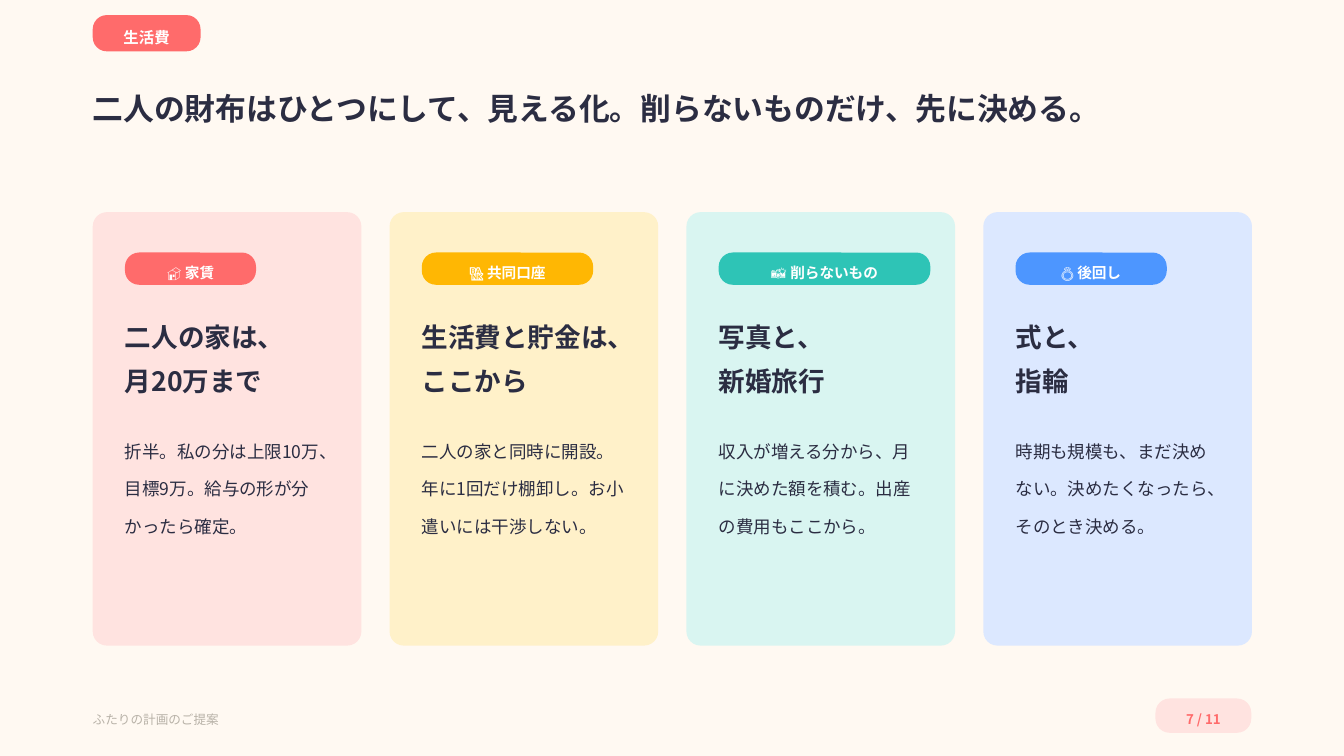
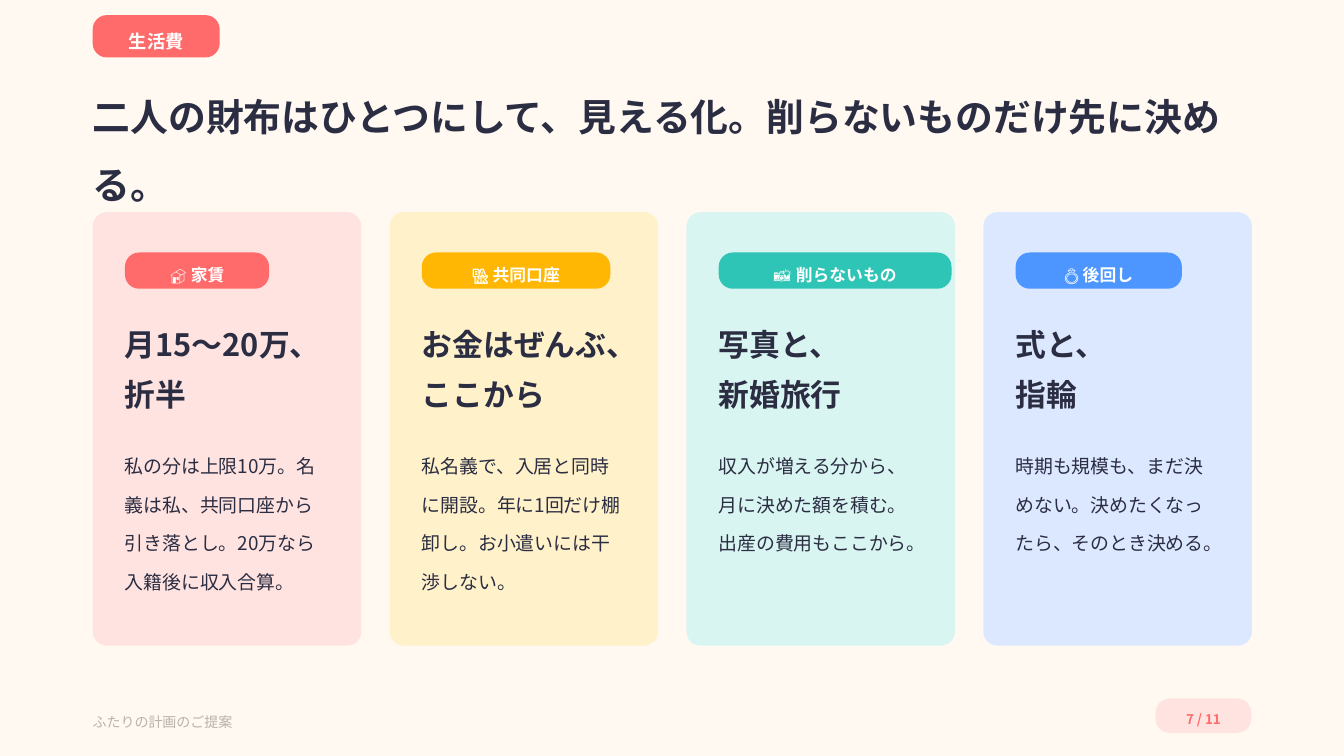
Before and after one commit to ayaka1933-glitch/portfolio, a slide deck: slide 7 of proposal/ふたりの計画のご提案.pptx. Drawn at 1344x756 pixels with LibreOffice and Linux fonts; fonts in the diff are those of the drawing. Boxes give left, top, right and bottom in pixels: in the first picture for what was removed or moved away, otherwise in the second. Text is boxed around its words. In the diff, an @@ line names an element or a change of style, - is before the commit and + after.

```diff
--- a/proposal/ふたりの計画のご提案.pptx
+++ b/proposal/ふたりの計画のご提案.pptx
@@ rounded rectangle "生活費": place and size @@
-rounded rectangle "生活費" at (93,15,201,51)
+rounded rectangle "生活費" at (93,15,220,57)
@@ rounded rectangle "生活費" at (93,15,220,57): size 11 to 13 pt; proportions changed @@
@@ text at (93,99,1220,202): text changed; size 22 to 27 pt @@
-二人の財布はひとつにして、見える化。削らないものだけ、先に決める。
+二人の財布はひとつにして、見える化。削らないものだけ先に決める。
@@ rounded rectangle "🏠 家賃": place and size @@
-rounded rectangle "🏠 家賃" at (125,252,256,284)
+rounded rectangle "🏠 家賃" at (125,252,269,288)
@@ rounded rectangle "🏦 共同口座": place and size @@
-rounded rectangle "🏦 共同口座" at (421,252,593,284)
+rounded rectangle "🏦 共同口座" at (421,252,610,288)
@@ size 10.5 to 12 pt; proportions changed in 4 elements at (125,252,269,288), (1015,252,1182,288), (421,252,610,288), (719,252,952,288) @@
@@ rounded rectangle "📸 削らないもの": place and size @@
-rounded rectangle "📸 削らないもの" at (719,252,931,284)
+rounded rectangle "📸 削らないもの" at (719,252,952,288)
@@ rounded rectangle "💍 後回し": place and size @@
-rounded rectangle "💍 後回し" at (1015,252,1167,284)
+rounded rectangle "💍 後回し" at (1015,252,1182,288)
@@ text at (422,329,637,358): text changed; size 19 to 22 pt @@
-生活費と貯金は、
+お金はぜんぶ、
@@ text "写真と、" at (719,330,842,409): size 19 to 22 pt; line spacing 1.4 to 1.35 @@
@@ text "式と、" at (1016,330,1107,409): size 19 to 22 pt; line spacing 1.4 to 1.35 @@
@@ text at (125,331,321,409): text changed; size 19 to 22 pt @@
-二人の家は、
-月20万まで
+月15〜20万、
+折半
@@ text at (422,381,545,408): size 19 to 22 pt in "ここから"; line spacing 1.4 to 1.35 @@
@@ text "収入が増える分から、月に決めた額を積む。出産の費用もここから。": place and size @@
-text "収入が増える分から、月に決めた額を積む。出産の費用もここから。" at (719,443,911,535)
+text "収入が増える分から、月に決めた額を積む。出産の費用もここから。" at (719,457,926,552)
@@ text "収入が増える分から、月に決めた額を積む。出産の費用もここから。" at (719,457,926,552): size 12.5 to 13.5 pt; line spacing 1.8 to 1.7 @@
@@ text "時期も規模も、まだ決めない。決めたくなったら、そのとき決める。" at (1016,457,1223,552): size 12.5 to 13.5 pt; line spacing 1.8 to 1.7 @@
@@ text "時期も規模も、まだ決めない。決めたくなったら、そのとき決める。": place and size @@
-text "時期も規模も、まだ決めない。決めたくなったら、そのとき決める。" at (1016,443,1226,535)
+text "時期も規模も、まだ決めない。決めたくなったら、そのとき決める。" at (1016,457,1223,552)
@@ text at (125,457,315,591): text changed; size 12.5 to 13.5 pt @@
-折半。私の分は上限10万、目標9万。給与の形が分かったら確定。
+私の分は上限10万。名義は私、共同口座から引き落とし。20万なら入籍後に収入合算。
@@ text at (422,457,621,591): text changed; size 12.5 to 13.5 pt @@
-二人の家と同時に開設。年に1回だけ棚卸し。お小遣いには干渉しない。
+私名義で、入居と同時に開設。年に1回だけ棚卸し。お小遣いには干渉しない。
@@ text "ふたりの計画のご提案" at (93,715,233,728): size 9 to 10 pt @@
```
Also in this commit, not shown: 8 other slides changed, 4 other files.
